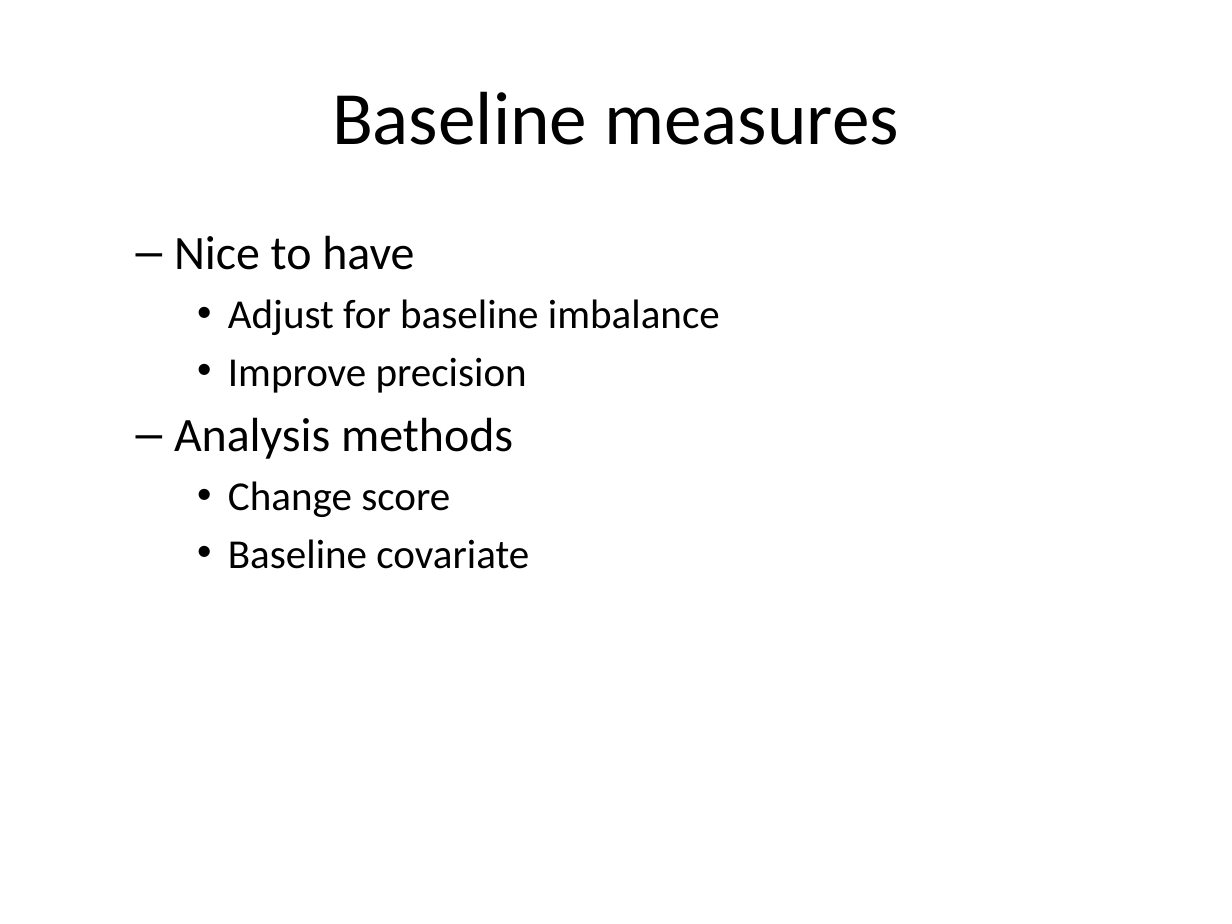
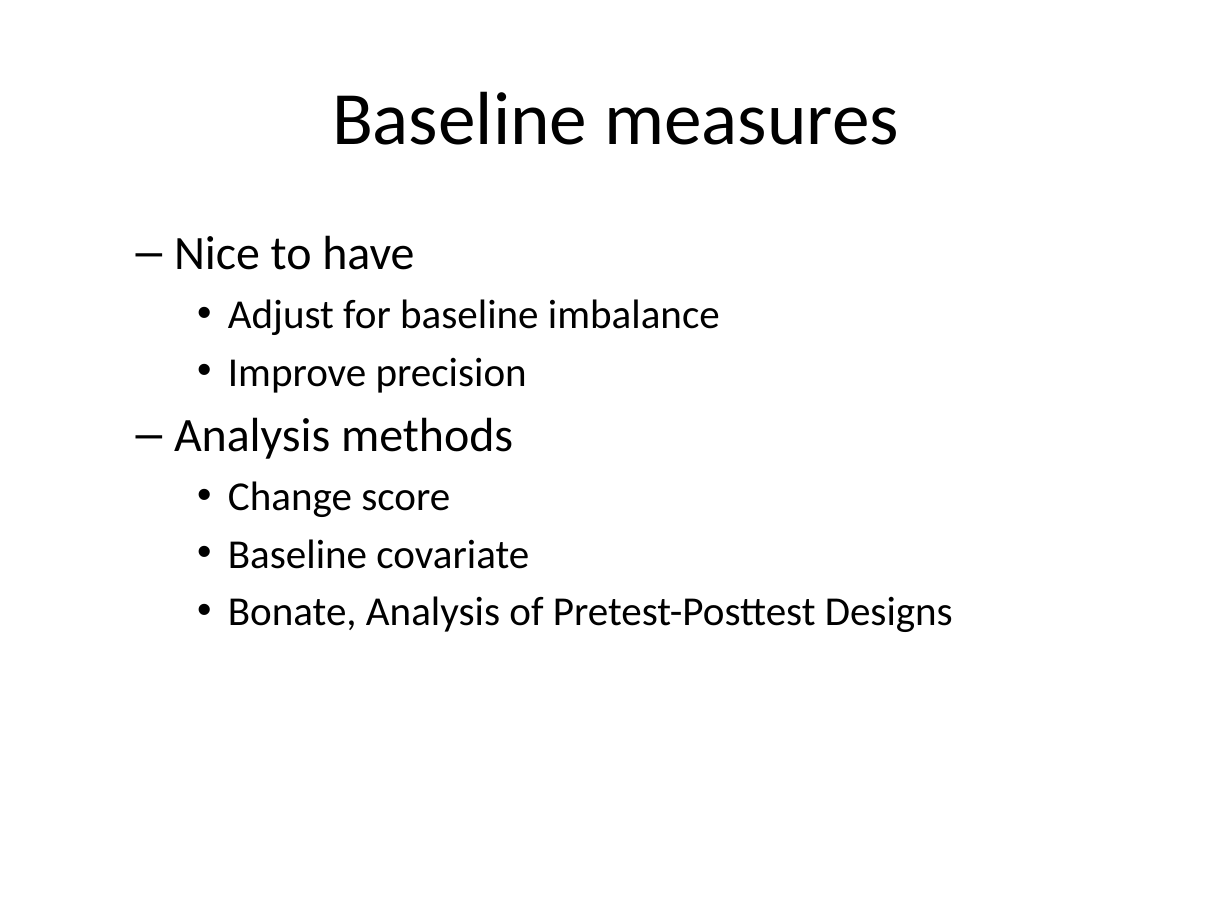
Before and after one commit to classes-medb/5510, a slide deck: slide 94 of src/video-13-statistical-models.pptx (slide 77 before the commit). Drawn at 1232x924 pixels with LibreOffice and Linux fonts; fonts in the diff are those of the drawing. Boxes give left, top, right and bottom in pixels: in the first picture for what was removed or moved away, otherwise in the second. Text is boxed around its words. In the diff, an @@ line names an element or a change of style, - is before the commit and + after.

```diff
--- a/src/video-13-statistical-models.pptx
+++ b/src/video-13-statistical-models.pptx
@@ text at [228,596,953,632]: paragraph added @@
+    • Bonate, Analysis of Pretest-Posttest Designs
```
Also in this commit, not shown: 23 other slides changed, 22 slides added, 11 slides removed, 4 other files.
